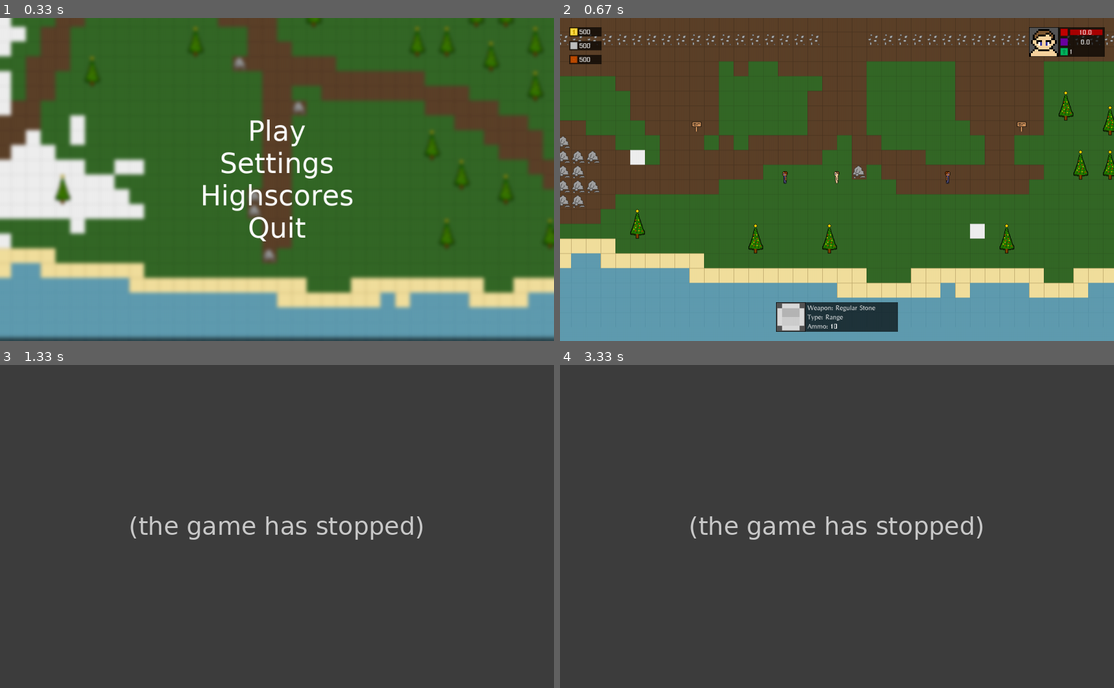
Above: before the commit, frames 1-4 (two rows, left to right).
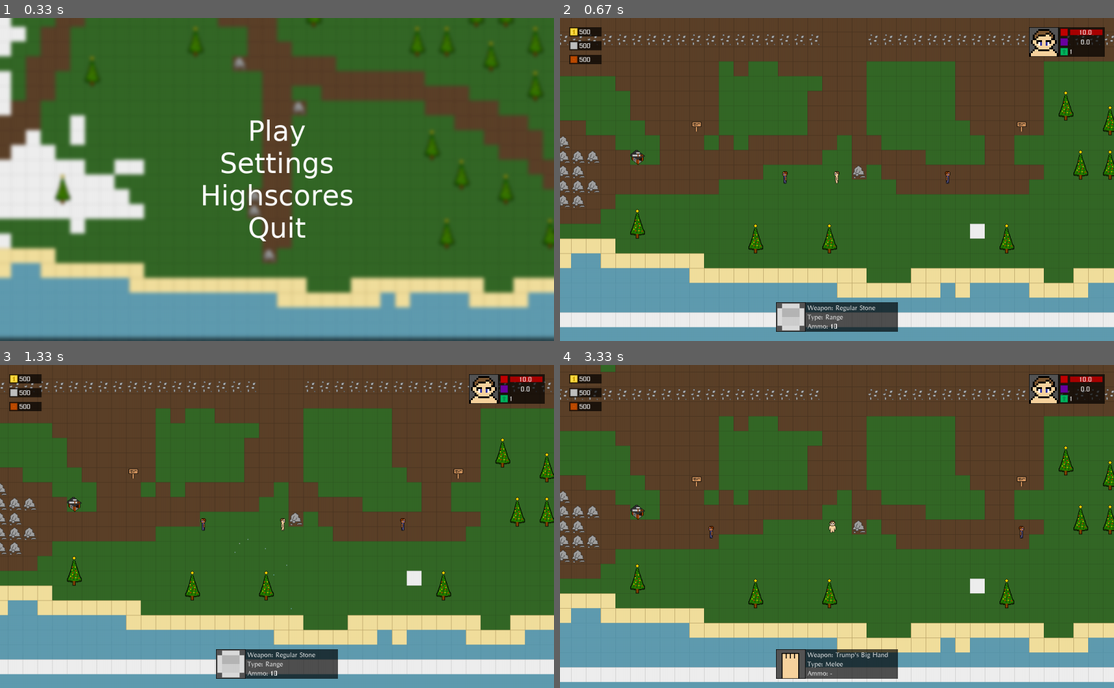
Above: after the commit, the same moments.

Repository: justvulpes/pygame
Game: pygame game, started from Main.py
The game is run twice, just before and just after one commit, with the same random seed, the same clock (stepped at 60 frames per second) and the same inputs.
Inputs (mouse positions are in pixels of both pictures, inside the frame that each line leads up to):
- Up to frame 1 (0.33 s): no input
- Up to frame 2 (0.67 s): click "Play" at 0.38 s
- Up to frame 3 (1.33 s): click "Type: Range" at 0.72 s; hold D from 1 s (still down)
- Up to frame 4 (3.33 s): release D at 1.47 s; right-click (665, 478) at 1.55 s; hold W 1.83-2.13 s; hold D 2.17-2.63 s; hold A 2.67-3.2 s; hold S from 3.23 s (still down)

Frame 1 is identical in both runs. In frame 2, 4.6% of the frame differs, in the area x 0-100%, y 40-96%; in frame 3, 98%; in frame 4, 99%, in the area x 0-100%, y 0-100%.
Error before the commit: AttributeError: type object 'World' has no attribute 'particles' (Stone.py line 19); the game stopped at 0.83 s (later frames are placeholders)

Commit message:
particles

Diff:
--- a/Main.py
+++ b/Main.py
@@ -11,6 +11,7 @@
 import World
 import objects.mobs.Player
 import objects.mobs.Worker_man
+import objects.mobs.Goblin
 import game_state.Game_State
 import game_graphics.UI
 import sounds.Sound_control
@@ -97,6 +98,7 @@
     world.mobs.append(worker_man)
     world.mobs.append(worker_man3)
     world.mobs.append(player)
+    world.mobs.append(objects.mobs.Goblin.Goblin(30 << 5, 40 << 5))
     menu_world.mobs.append(menu_ghost)
     menu_world.player = menu_ghost
     World.player = player
--- a/World.py
+++ b/World.py
@@ -5,6 +5,7 @@
 import pygame
 import objects.building.Wall
 import objects.building.Tower
+import objects.building.Hut
 import objects.mobs.Player
 
 
@@ -16,6 +17,7 @@
     tiles_hash = []
     mobs = []
     projectiles = []
+    particles = []
 
     camera_x = 0
     camera_y = 0
@@ -25,15 +27,12 @@
     def __init__(self):
         """Constructor."""
 
-
         map_pixels = pygame.surfarray.array2d(game_graphics.Sprite.map.pic)
         World.tiles_hash = [[x for x in range(World.map_width)] for y in range(World.map_height)]
 
         for y in range(World.map_height):
             for x in range(World.map_width):
                 set_tile(map_pixels[x][y], x, y)
-
-        World.tiles_hash[10][10] = tiles.Tile.Tile(game_graphics.Sprite.grass, solid=True)
 
 
 
@@ -52,6 +51,11 @@
 
         for projectile in World.projectiles:
             projectile.update_tile()
+
+        for particle in World.particles:
+            particle.update()
+            if particle.removed:
+                World.particles.remove(particle)
 
         for mob in World.mobs:
             if mob.removed:
@@ -89,6 +93,9 @@
                     for projectile in World.tiles_hash[y][x].projectiles:
                         projectile.render(display)
 
+        for particle in World.particles:
+            particle.render(display)
+
         for y in range((World.camera_y >> 5), (World.camera_y >> 5) + (display.height >> 5) + 2):
             for x in range((World.camera_x >> 5), (World.camera_x >> 5) + (display.width >> 5) + 2):
                 if World.map_height > y >= 0 and World.map_width > x >= 0:
@@ -98,7 +105,7 @@
 
 def set_tile(color, x, y):
     """Set tile."""
-    print(color)
+    #  print(color)
     if color == 950016:
         World.tiles_hash[y][x] = tiles.Tile.Tile(game_graphics.Sprite.grass)
         return
@@ -153,4 +160,14 @@
         World.tiles_hash[y][x].building = objects.building.Tower.Tower(x, y)
         return
 
+    if color == 13183:
+        World.tiles_hash[y][x] = tiles.Tile.Tile(game_graphics.Sprite.grass, solid=True, high=True, mask=game_graphics.Sprite.hut)
+        World.tiles_hash[y][x].building = objects.building.Hut.Hut(x, y)
+        return
+
+    if color == 3158064:
+        World.tiles_hash[y][x] = tiles.Tile.Tile(game_graphics.Sprite.snow, slow=True)
+        # replace
+        return
+
     World.tiles_hash[y][x] = tiles.Tile.Tile(game_graphics.Sprite.snow)
--- a/objects/mobs/Mob.py
+++ b/objects/mobs/Mob.py
@@ -4,7 +4,6 @@
 import World
 import objects.projectiles.Stone
 import objects.projectiles.Hand
-import KeyListener
 
 
 class Mob(objects.Object.Object):
Binary file changed: game_graphics/res/map/map.png
